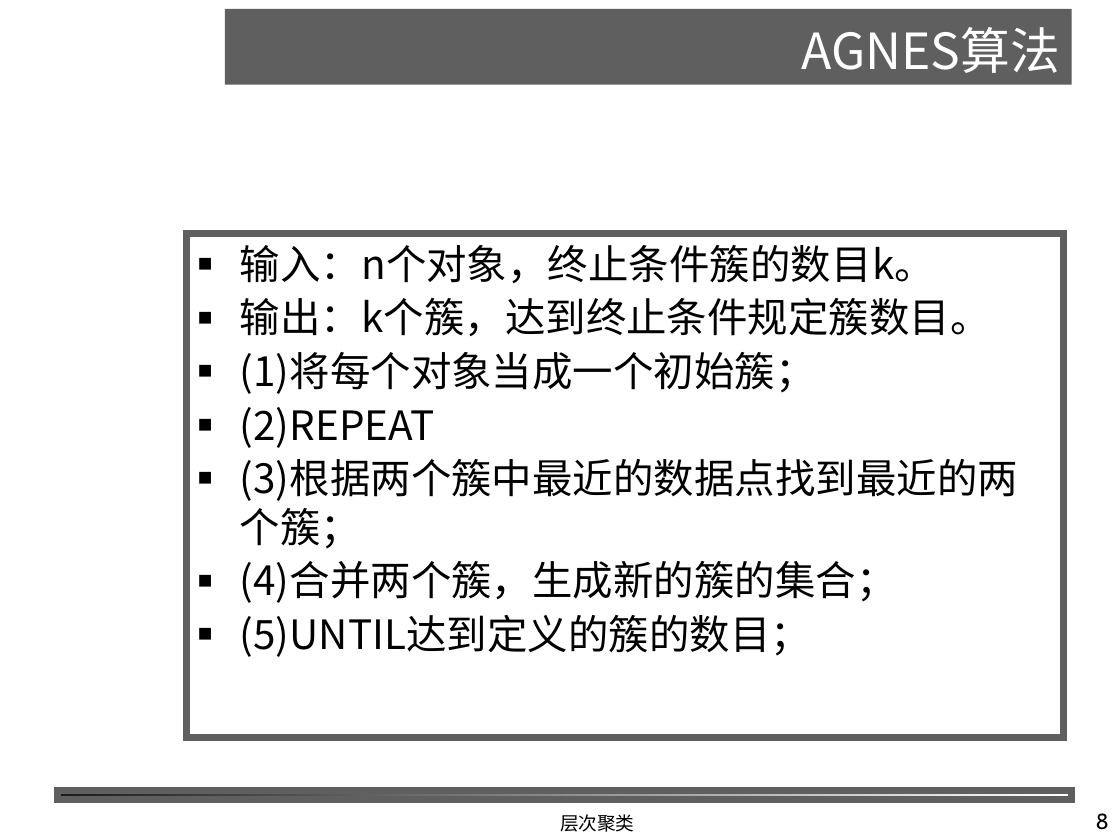
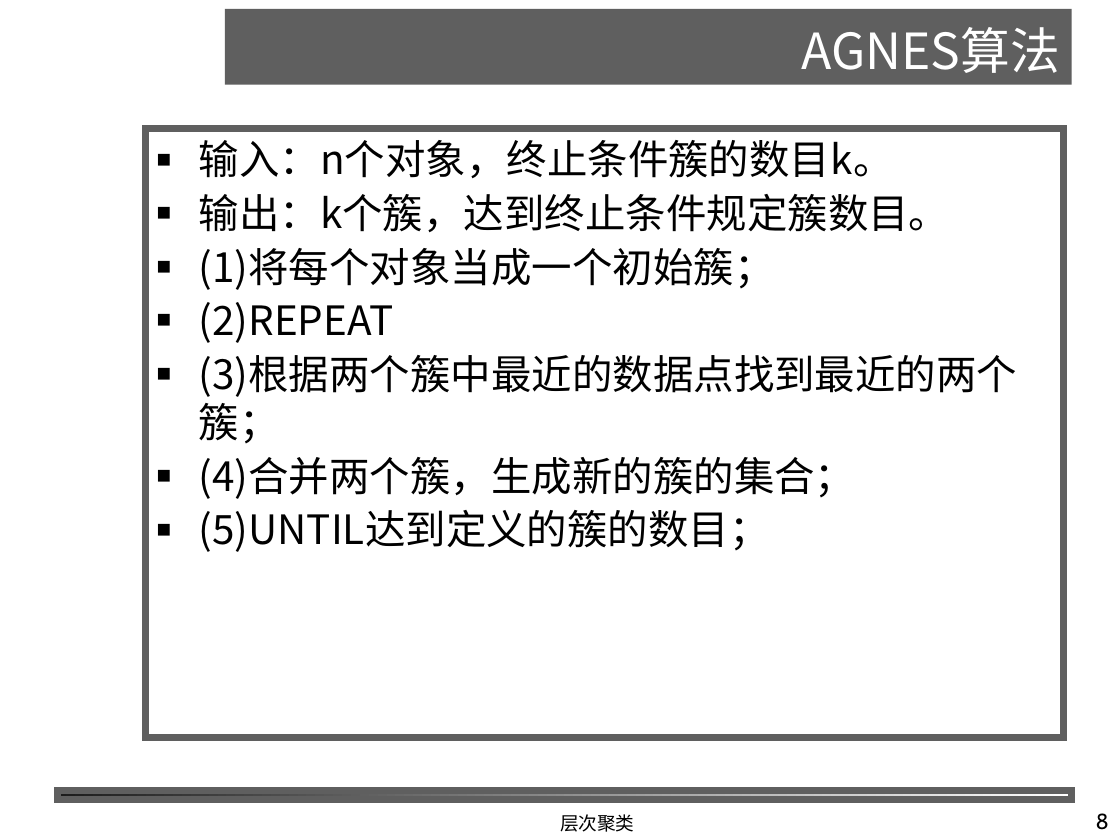
Before and after one commit to shfkuang/shfkuang.github.io, a slide deck: slide 8 of dm/ch5.3.ppt. Drawn at 1120x840 pixels with LibreOffice and Linux fonts; fonts in the diff are those of the drawing; background and template pictures are left out. Boxes give left, top, right and bottom in pixels: in the first picture for what was removed or moved away, otherwise in the second. Text is boxed around its words. In the diff, an @@ line names an element or a change of style, - is before the commit and + after.

```diff
--- a/dm/ch5.3.ppt
+++ b/dm/ch5.3.ppt
@@ text "输入：n个对象，终止条件簇的数目k。": place and size @@
-text "输入：n个对象，终止条件簇的数目k。" at <box>187,233,1064,737</box>
+text "输入：n个对象，终止条件簇的数目k。" at <box>146,129,1064,737</box>
```
Also in this commit, not shown: 5 other slides changed, 1 other file.
